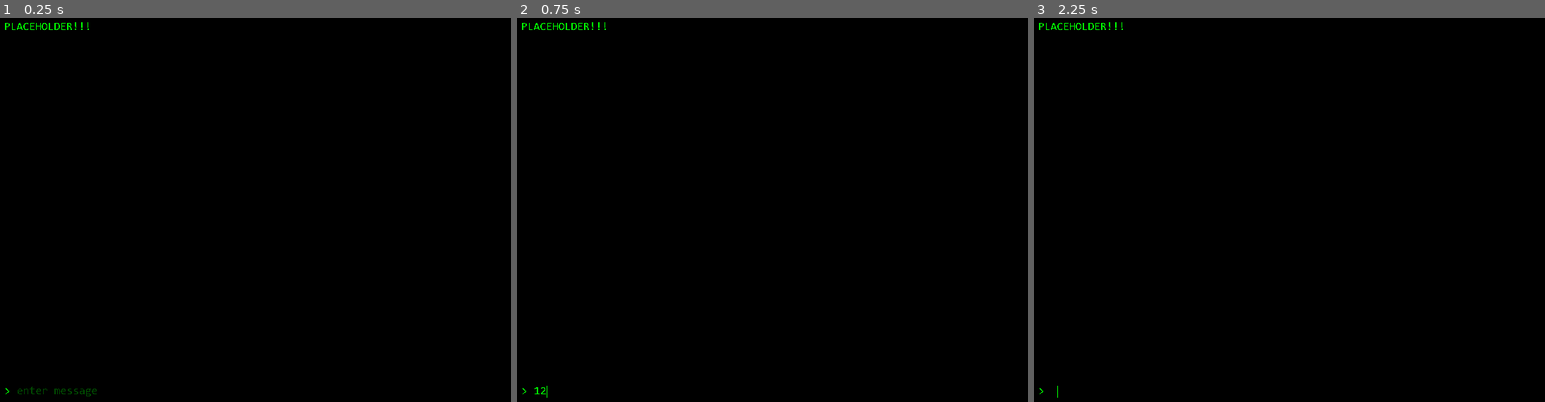
Above: before the commit, frames 1-3 (left to right).
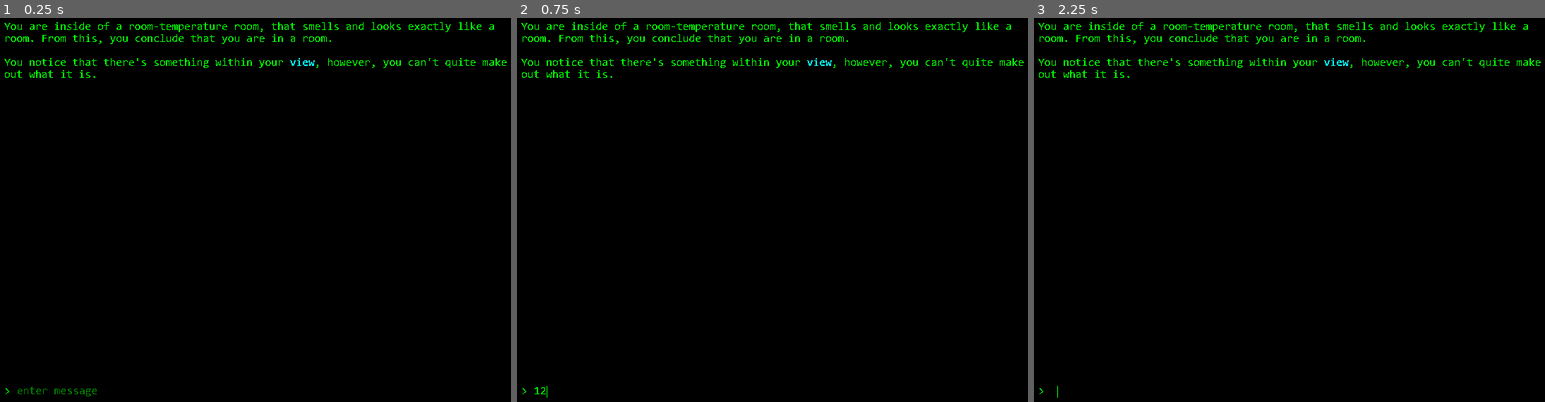
Above: after the commit, the same moments.

Repository: fidgetplayz48/textadventuregamejam
Game: Godot game, scene res://scenes/main.tscn
Two runs of this game, one before a commit and one after it. Both use one fixed random seed, a clock stepped at 60 frames per second and the inputs below.
Inputs (mouse positions are in pixels of both pictures, inside the frame that each line leads up to):
- Up to frame 1 (0.25 s): no input
- Up to frame 2 (0.75 s): click (787, 390) at 0.52 s; type "12" at 0.6 s
- Up to frame 3 (2.25 s): tap Enter at 1.25 s; tap Space at 2 s

The runs differ from the first frame. In frame 1, 1.3% of the frame differs, in the area x 0-100%, y 1-99%; in frame 2, 1.2%; in frame 3, 1.2%.

Commit message:
implemented entering and commands ns tuff

Diff:
--- /dev/null
+++ b/branches/ambience_system.gd
@@ -0,0 +1,11 @@
+extends AudioStreamPlayer
+
+
+# Called when the node enters the scene tree for the first time.
+func _ready() -> void:
+	pass # Replace with function body.
+
+
+# Called every frame. 'delta' is the elapsed time since the previous frame.
+func _process(delta: float) -> void:
+	pass
--- /dev/null
+++ b/branches/ambience_system.tscn
@@ -0,0 +1,6 @@
+[gd_scene load_steps=2 format=3 uid="uid://bxd5yeylygfi1"]
+
+[ext_resource type="Script" path="res://branches/ambience_system.gd" id="1_bot75"]
+
+[node name="ambienceSystem" type="AudioStreamPlayer"]
+script = ExtResource("1_bot75")
--- /dev/null
+++ b/branches/general_sound_player.gd
@@ -0,0 +1,10 @@
+extends AudioStreamPlayer
+
+var soundlist := {
+	"error":load("res://sounds/info.wav"),
+	"enter":load("res://sounds/blip2.wav"),
+}
+
+func playSound(sound: String):
+	stream = soundlist[sound]
+	play()
--- /dev/null
+++ b/branches/general_sound_player.tscn
@@ -0,0 +1,6 @@
+[gd_scene load_steps=2 format=3 uid="uid://dj1cujif0q7q1"]
+
+[ext_resource type="Script" path="res://branches/general_sound_player.gd" id="1_kfkc8"]
+
+[node name="generalSoundPlayer" type="AudioStreamPlayer"]
+script = ExtResource("1_kfkc8")
--- a/branches/message_enter.tscn
+++ b/branches/message_enter.tscn
@@ -25,7 +25,9 @@
 theme_override_styles/read_only = SubResource("StyleBoxEmpty_e4d5b")
 theme_override_styles/normal = SubResource("StyleBoxEmpty_b27t6")
 placeholder_text = "enter message"
+context_menu_enabled = false
 virtual_keyboard_enabled = false
+shortcut_keys_enabled = false
 middle_mouse_paste_enabled = false
 deselect_on_focus_loss_enabled = false
 drag_and_drop_selection_enabled = false
--- a/branches/textdisplay.tscn
+++ b/branches/textdisplay.tscn
@@ -19,6 +19,7 @@
 offset_top = 24.0
 offset_right = 768.0
 offset_bottom = 497.0
+focus_mode = 2
 theme_override_colors/default_color = Color(0, 1, 0, 1)
 theme_override_colors/selection_color = Color(0, 0, 1, 1)
 theme_override_colors/font_outline_color = Color(0, 0, 0, 0)
@@ -39,6 +40,9 @@
 theme_override_styles/normal = SubResource("StyleBoxEmpty_b27t6")
 bbcode_enabled = true
 text = "hello this is a test things. thing.ok?"
+scroll_active = false
+shortcut_keys_enabled = false
+selection_enabled = true
 deselect_on_focus_loss_enabled = false
 drag_and_drop_selection_enabled = false
 script = ExtResource("5_q7vw1")
--- /dev/null
+++ b/scenes/main.gd
@@ -0,0 +1,3 @@
+extends Node2D
+
+var inventory = [] #max 8 items  (?)
--- a/scenes/main.tscn
+++ b/scenes/main.tscn
@@ -1,17 +1,28 @@
-[gd_scene load_steps=4 format=3 uid="uid://t147xpdu3mku"]
+[gd_scene load_steps=7 format=3 uid="uid://t147xpdu3mku"]
 
 [ext_resource type="PackedScene" uid="uid://xn177w5ceh24" path="res://branches/messageenterprefix.tscn" id="1_rmy5g"]
+[ext_resource type="Script" path="res://scenes/main.gd" id="1_xqnip"]
 [ext_resource type="PackedScene" uid="uid://cf0dbku0qc48l" path="res://branches/message_enter.tscn" id="2_iwcdp"]
 [ext_resource type="PackedScene" uid="uid://b7s1i4endmi6n" path="res://branches/textdisplay.tscn" id="3_nyod6"]
+[ext_resource type="PackedScene" uid="uid://dj1cujif0q7q1" path="res://branches/general_sound_player.tscn" id="4_wj2c3"]
+[ext_resource type="PackedScene" uid="uid://bxd5yeylygfi1" path="res://branches/ambience_system.tscn" id="5_j2p38"]
 
 [node name="textadventure" type="Node2D"]
+script = ExtResource("1_xqnip")
 
 [node name="messageenterprefix" parent="." instance=ExtResource("1_rmy5g")]
 
 [node name="message enter" parent="." instance=ExtResource("2_iwcdp")]
+theme_override_colors/font_placeholder_color = Color(0, 0.501961, 0.00392157, 1)
 caret_blink_interval = 0.7
 
 [node name="textdisplay" parent="." instance=ExtResource("3_nyod6")]
 text = "PLACEHOLDER!!!"
 
+[node name="generalSoundPlayer" parent="." instance=ExtResource("4_wj2c3")]
+mix_target = 2
+
+[node name="ambienceSystem" parent="." instance=ExtResource("5_j2p38")]
+
+[connection signal="text_changed" from="message enter" to="message enter" method="_on_text_changed"]
 [connection signal="text_submitted" from="message enter" to="message enter" method="_on_text_submitted"]
--- a/scripts/message_enter.gd
+++ b/scripts/message_enter.gd
@@ -1,19 +1,30 @@
 extends LineEdit
 
-# Called when the node enters the scene tree for the first time.
+var bannedLetters = ["a"]
+#other nodes
+@onready var textDisplay = $"../textdisplay"
+@onready var soundSys = $"../generalSoundPlayer"
+
 func _ready() -> void:
-	pass # Replace with function body.
-
-# Called every frame. 'delta' is the elapsed time since the previous frame.
+	pass
 func _process(delta: float) -> void:
 	pass
+
+func _on_text_changed(new_text: String) -> void:
+	for letter in bannedLetters: #look for each letter in bannedLetters
+		if letter in text:
+			soundSys.playSound("error")
+			var caretPos = caret_column #when reseting the text, save caret pos
+			text = text.replace(letter,"")
+			caret_column = caretPos #load caret pos so it doesnt fuck up eehehh
 
 func _on_text_submitted(new_text: String) -> void:
 	var command = new_text.split(' ')[0]
 	var target = new_text.split(" ").slice(1)
+	soundSys.playSound("enter")
 	text = ""
 	if command == "credits":
-		$"../textdisplay".attach(command, textres.dialogue["txt_credits"])
+		textDisplay.attach(command, textres.dialogue["txt_credits"])
 
 	if command == "view":
 		print('view') # Something so it doesn't display an error. remove later
--- a/scripts/text_resource.gd
+++ b/scripts/text_resource.gd
@@ -3,6 +3,6 @@
 var dialogue : Dictionary = {
 	"txt_credits":"A Game made by RubyPiec and Fidgety48",
 
-	"txt1_intro":"You are inside of a room-temperature room, that smells and looks exactly like a room. From this, you conclude that you are in a room.\n\nYou notice that there's something within your [b][color=cyan]view,[/color][/b] however, you can't quite make out what it is.",
+	"txt1_intro":"You are inside of a room-temperature room, that smells and looks exactly like a room. From this, you conclude that you are in a room.\n\nYou notice that there's something within your [b][color=cyan]view[/color][/b], however, you can't quite make out what it is.",
 	"txt1_search":""
 }
--- a/scripts/textdisplay.gd
+++ b/scripts/textdisplay.gd
@@ -1,5 +1,7 @@
 extends RichTextLabel
 
+func _ready() -> void:
+	text = textres.dialogue["txt1_intro"]
 
 func attach(command: String, attachment: String) -> void:
-	text = text + "\n\n> " + command + "\n\n" + attachment #example: First line \n > hello! i am the text! \n hello this is a response.
+	text = text + "\n\n[color=#008000]> " + command + "[/color]\n\n" + attachment #example: First line \n > hello! i am the text! \n hello this is a response.
